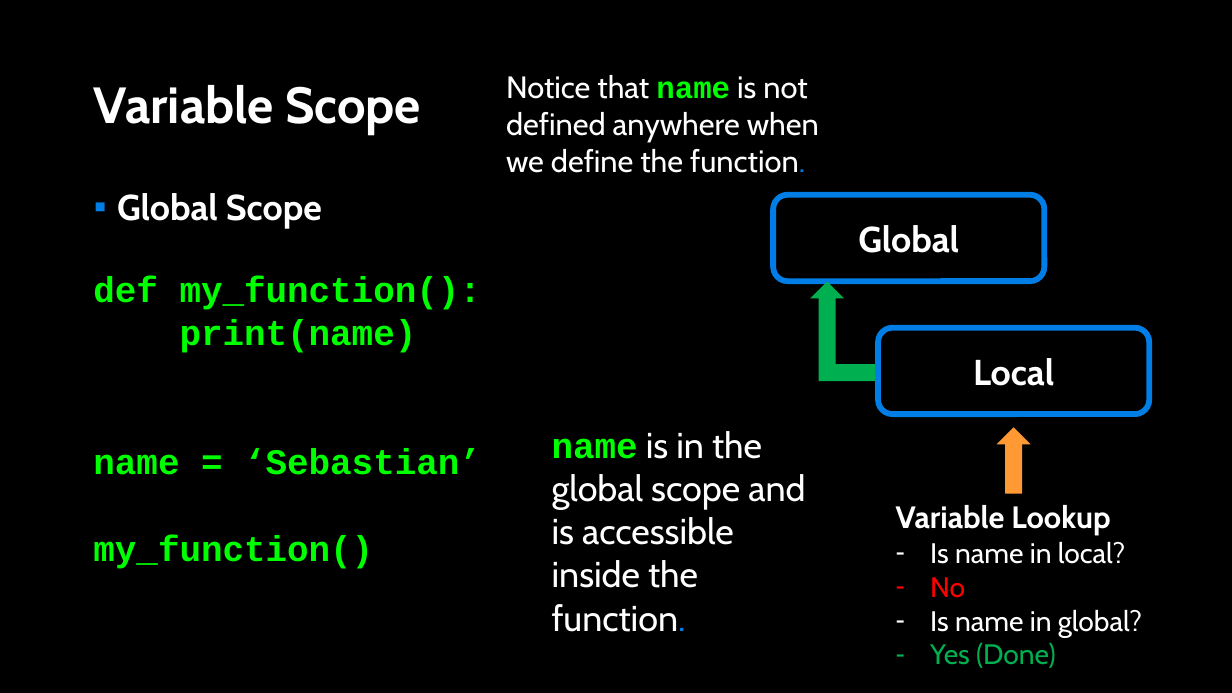
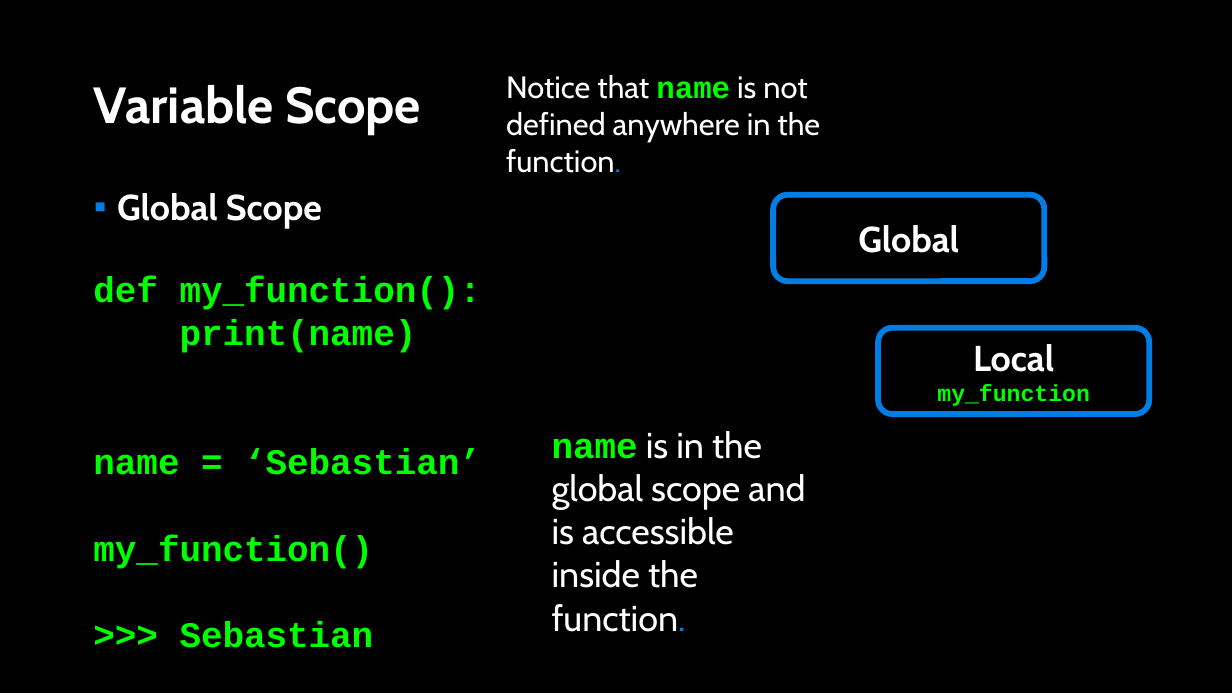
Before and after one commit to APS106/APS106-winter-2023-kinsella-goodfellow, a slide deck: slide 19 of lectures/week2/lecture2/slides/week2_lecture2.pptx (slide 14 before the commit). Drawn at 1232x693 pixels with LibreOffice and Linux fonts; fonts in the diff are those of the drawing; background and template pictures are left out. Boxes give left, top, right and bottom in pixels: in the first picture for what was removed or moved away, otherwise in the second. Text is boxed around its words. In the diff, an @@ line names an element or a change of style, - is before the commit and + after.

```diff
--- a/lectures/week2/lecture2/slides/week2_lecture2.pptx
+++ b/lectures/week2/lecture2/slides/week2_lecture2.pptx
@@ text at bbox=[506, 75, 820, 173]: text changed @@
-Notice that name is not defined anywhere when we define the function.
+Notice that name is not defined anywhere in the function.
@@ bent up arrow removed at bbox=[811, 282, 879, 382] @@
@@ text in rounded rectangle at bbox=[937, 385, 1089, 406]: paragraph added @@
+my_function
@@ down arrow removed at bbox=[997, 427, 1031, 494] @@
@@ text removed at bbox=[896, 505, 1142, 668] @@
-Variable Lookup
-– Is name in local?
-– No
-– Is name in global?
-– Yes (Done)
@@ text at bbox=[180, 622, 374, 648]: paragraph added @@
+>>> Sebastian
```
Also in this commit, not shown: 7 other slides changed, 20 slides added, 3 other files.
